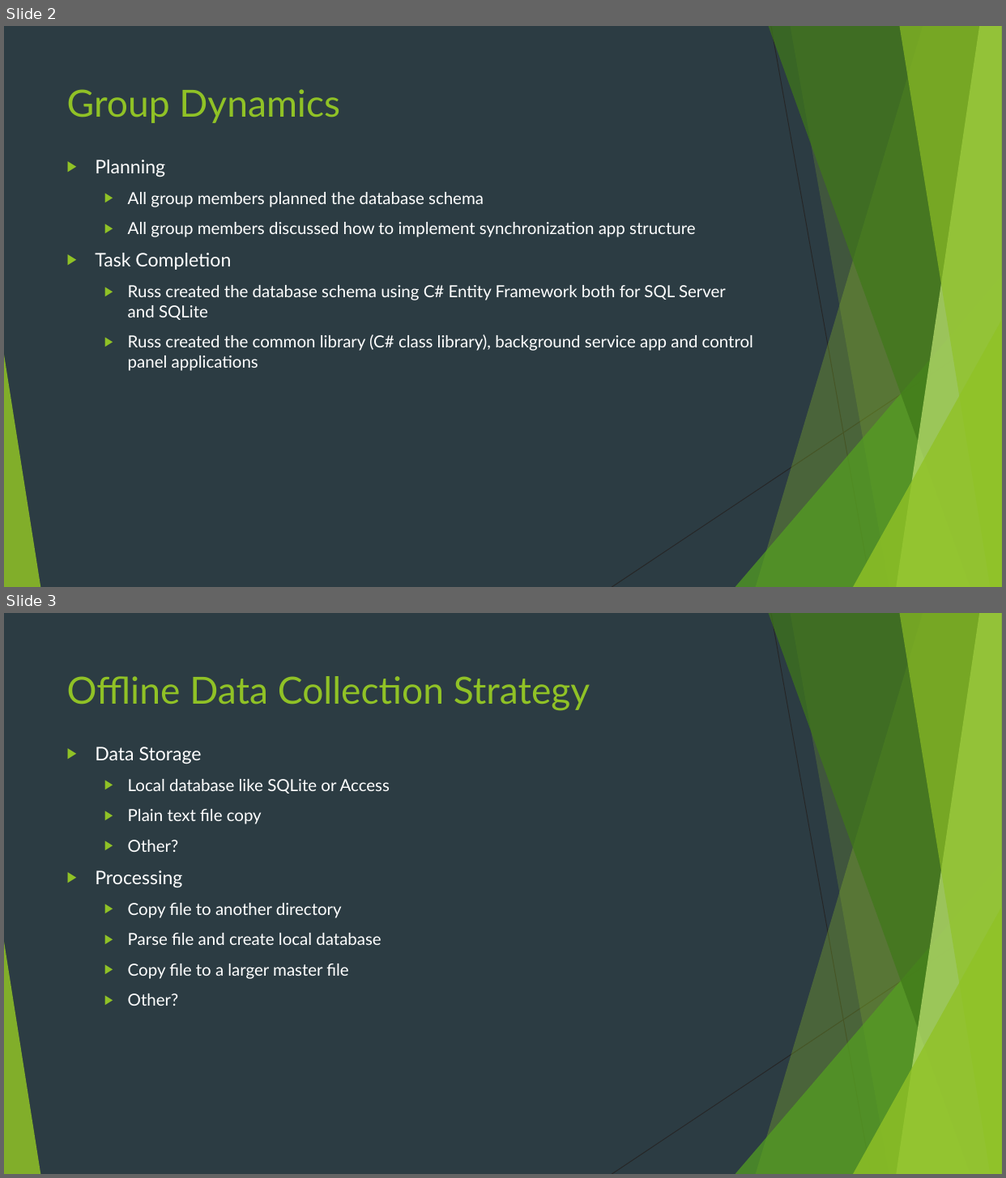
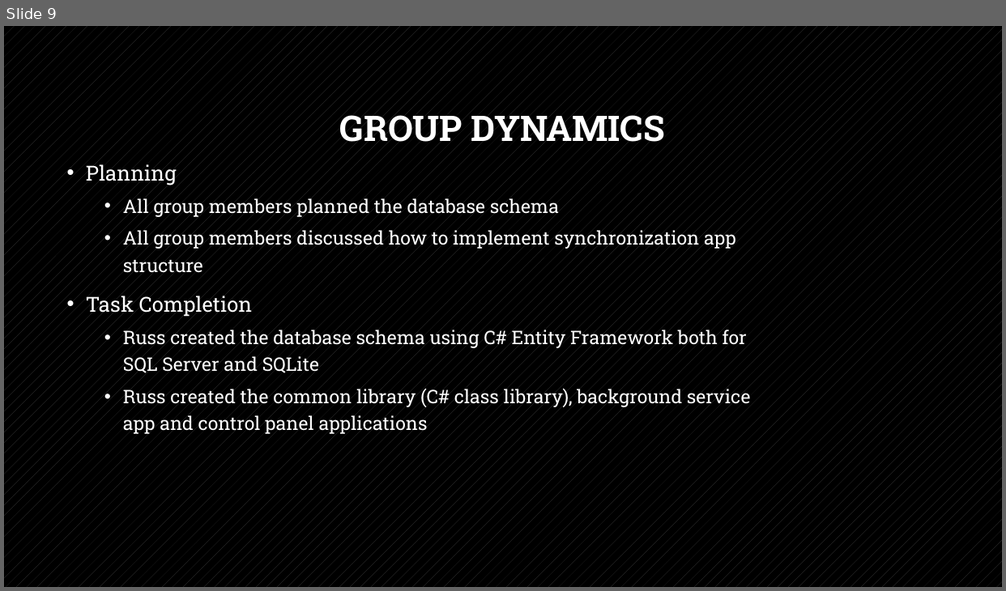
Before and after one commit to ruskpr/sql-data-synchronization, a slide deck: iot-data-collection.pptx. Shown one above the other, each under a label of ours: slides 2 and 3 before the commit, slide 9 after it. The pictures are 1006x1178 and 1006x591 pixels, drawn with LibreOffice and Linux fonts; fonts in the diff are those of the drawing. Boxes give left, top, right and bottom in pixels: in the first picture for what was removed or moved away, otherwise in the second. Text is boxed around its words. In the diff, an @@ line names an element or a change of style, - is before the commit and + after.

```diff
--- a/iot-data-collection.pptx
+++ b/iot-data-collection.pptx
@@ slide 3 removed at [4,613,1002,1174], background #2C3C43; not listed: 10 template elements that a slide beside it also shows @@
@@ title removed at [67,676,590,711] @@
-Offline Data Collection Strategy
@@ text removed at [95,747,390,1006] @@
-▶ Data Storage
-  ▶ Local database like SQLite or Access
-  ▶ Plain text file copy
-  ▶ Other?
-▶ Processing
-  ▶ Copy file to another directory
-  ▶ Parse file and create local database
-  ▶ Copy file to a larger master file
-  ▶ Other?
@@ what was slide 2 is now slide 9 @@
@@ slide 9 changed as well @@
@@ background #2C3C43 to pattern #404040 on #000000 @@
@@ title "GROUP DYNAMICS" at [340,115,665,142]: vertical alignment top to middle @@
@@ title at [340,115,665,142]: text changed; size 36 to 34 pt; font Lato to Roboto Slab; text colour #90C226 to #FFFFFF; bold on @@
-Group Dynamics
+GROUP DYNAMICS
@@ text "Planning" at [86,165,751,434]: size 18 to 20 pt in "Planning", "Task Completion"; font Lato to Roboto Slab, size 16 to 18 pt; bullet ▶ to •; line spacing 1 to 1.2; less space between paragraphs @@
@@ group removed at [4,26,1002,587]: 5 freeform shapes, 3 triangles, 2 lines @@
```
Also in this commit, not shown: 3 other slides changed, 6 slides added, 1 other slide removed.
